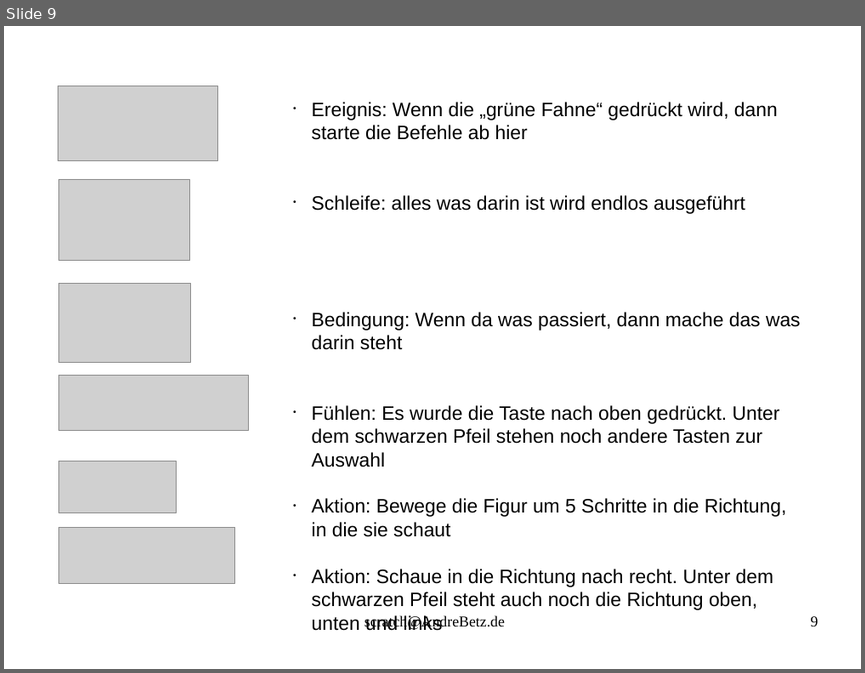
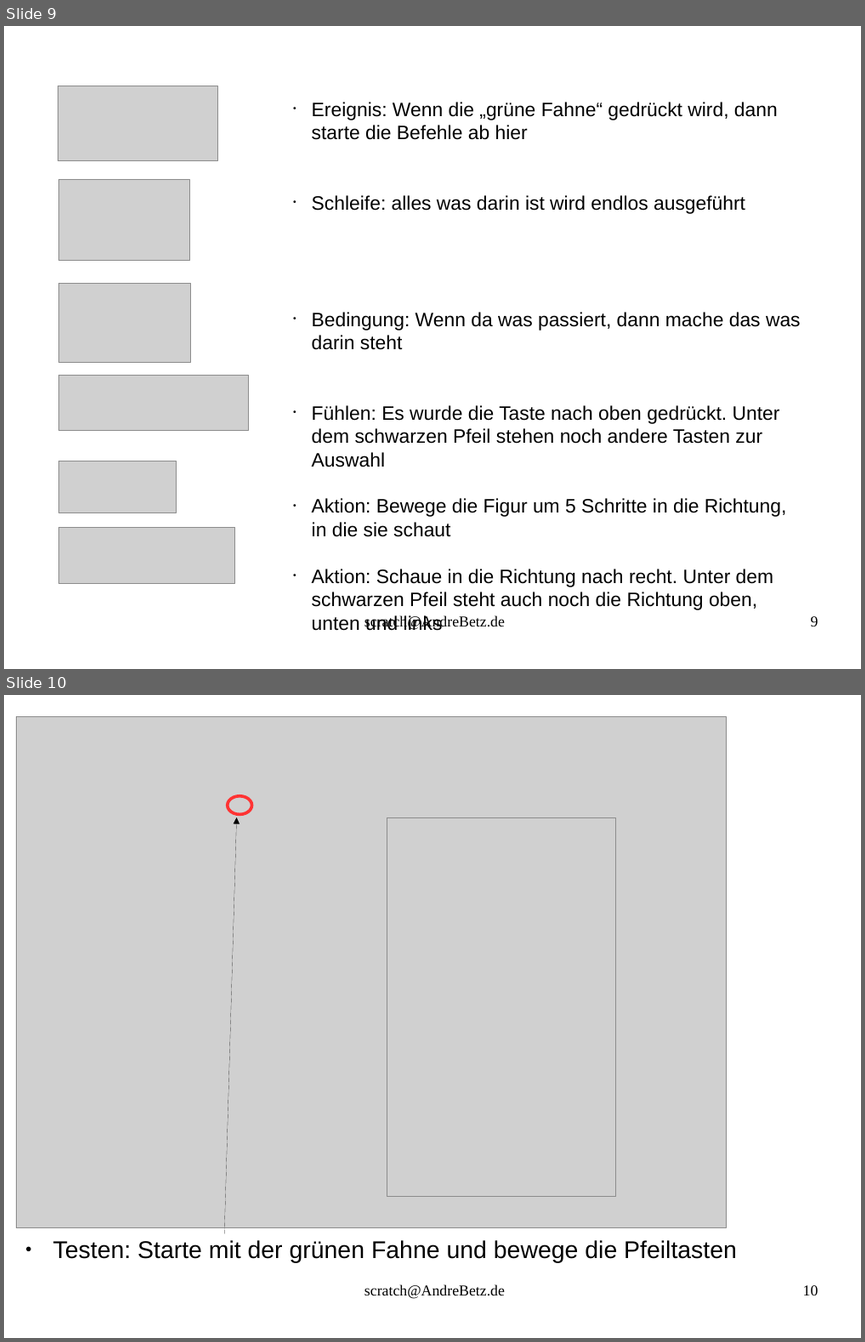
Before and after one commit to sky4walk/documents, a slide deck: ProgrammierkursScratchSpiel.odp. Shown one above the other, each under a label of ours: slide 9 before the commit, slides 9 and 10 after it. The pictures are 865x673 and 865x1342 pixels, drawn with LibreOffice and Linux fonts; fonts in the diff are those of the drawing; grey boxes stand for pictures. Boxes give left, top, right and bottom in pixels: in the first picture for what was removed or moved away, otherwise in the second. Text is boxed around its words. In the diff, an @@ line names an element or a change of style, - is before the commit and + after.

```diff
--- a/ProgrammierkursScratchSpiel.odp
+++ b/ProgrammierkursScratchSpiel.odp
@@ slide 10 added at (4, 695, 861, 1338), background #FFFFFF @@
@@ picture added at (17, 717, 727, 1228) @@
@@ ellipse added at (228, 796, 251, 815), outline #FF3333 2.83 pt @@
@@ arrow added from (224, 1234) to (236, 817), #000000 0 pt @@
@@ picture added at (386, 817, 616, 1196) @@
@@ text added at (53, 1240, 737, 1262), 22.4 pt, text #000000 @@
+● Testen: Starte mit der grünen Fahne und bewege die Pfeiltasten
@@ text added at (364, 1284, 505, 1299), 14 pt, text #000000 @@
+scratch@AndreBetz.de
@@ page number added at (803, 1285, 818, 1295), 14 pt, text #000000 @@
+10
```
Also in this commit, not shown: 8 other slides added, 1 other file.
